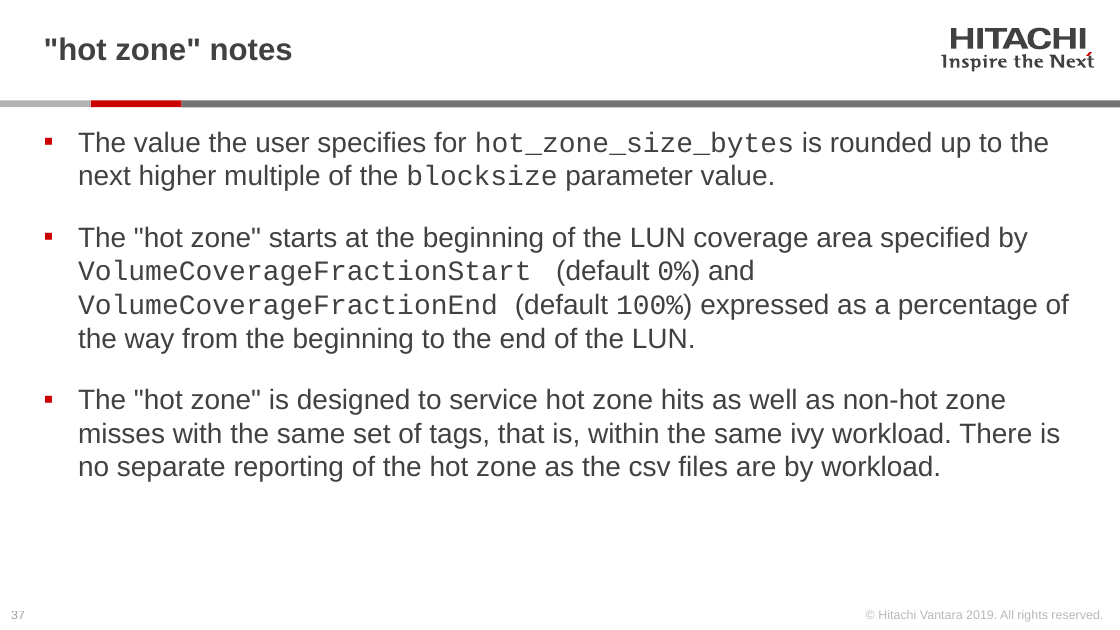
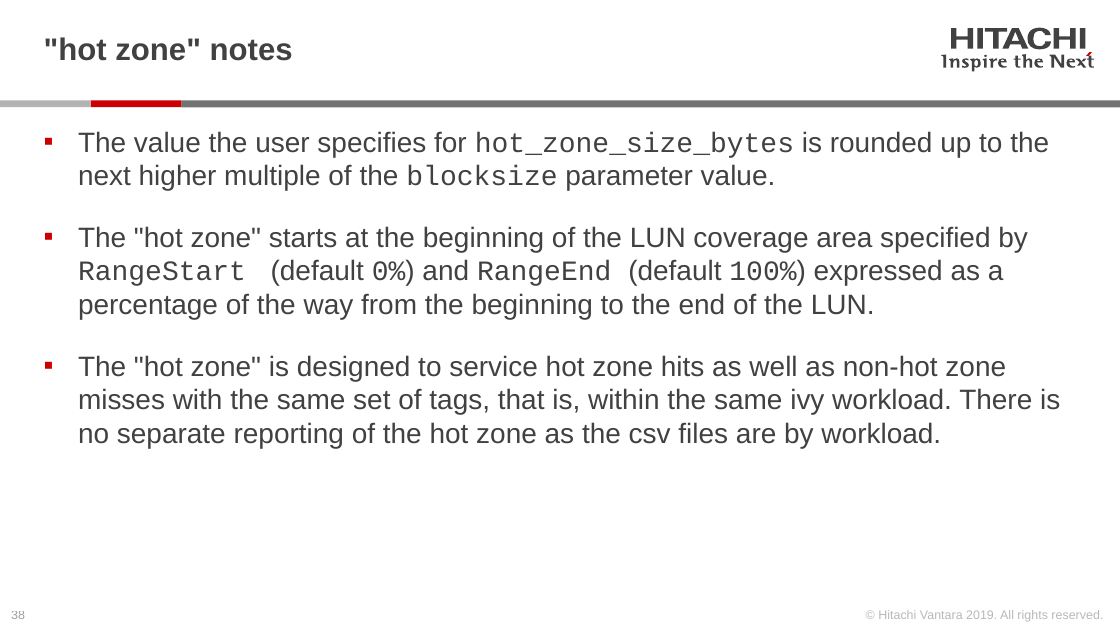
Before and after one commit to Hitachi-Data-Systems/ivy, a slide deck: slide 38 of doc/Programming the ivy engine.pptx (slide 37 before the commit). Drawn at 1120x630 pixels with LibreOffice and Linux fonts; fonts in the diff are those of the drawing. Boxes give left, top, right and bottom in pixels: in the first picture for what was removed or moved away, otherwise in the second. Text is boxed around its words. In the diff, an @@ line names an element or a change of style, - is before the commit and + after.

Commit message:
version 3.20.00
- changed VolumeCoverageFractionStart to RangeStart, etc.
- added dedupe_method workload parameter.  Supports "serpentine" and "target_spread" with stub for future "constant_ratio"
- Fixed test host CPU % busy, which previously was dividing the CPU busy by the number of measurement subintervals
- Added "active" core count and % busy.  These are the cores (actually hyperthreads) that are driving I/O.
- Removed -hyperthread command line option, which is now the default, and added -one_thread_per_core.

```diff
--- a/doc/Programming the ivy engine.pptx
+++ b/doc/Programming the ivy engine.pptx
@@ text at (x1=78, y1=226, x2=1028, y2=319): text changed @@
-▪ The "hot zone" starts at the beginning of the LUN coverage area specified by
-  VolumeCoverageFractionStart (default 0%) and VolumeCoverageFractionEnd (default 100%) expressed as a percentage of the way from the beginning to the end of the LUN.
+▪ The "hot zone" starts at the beginning of the LUN coverage area specified by
+  RangeStart (default 0%) and RangeEnd (default 100%) expressed as a percentage of the way from the beginning to the end of the LUN.
@@ page number at (x1=11, y1=611, x2=25, y2=619): text changed @@
-37
+38
```
Also in this commit, not shown: 27 other slides changed, 2 slides added, 24 other files.
